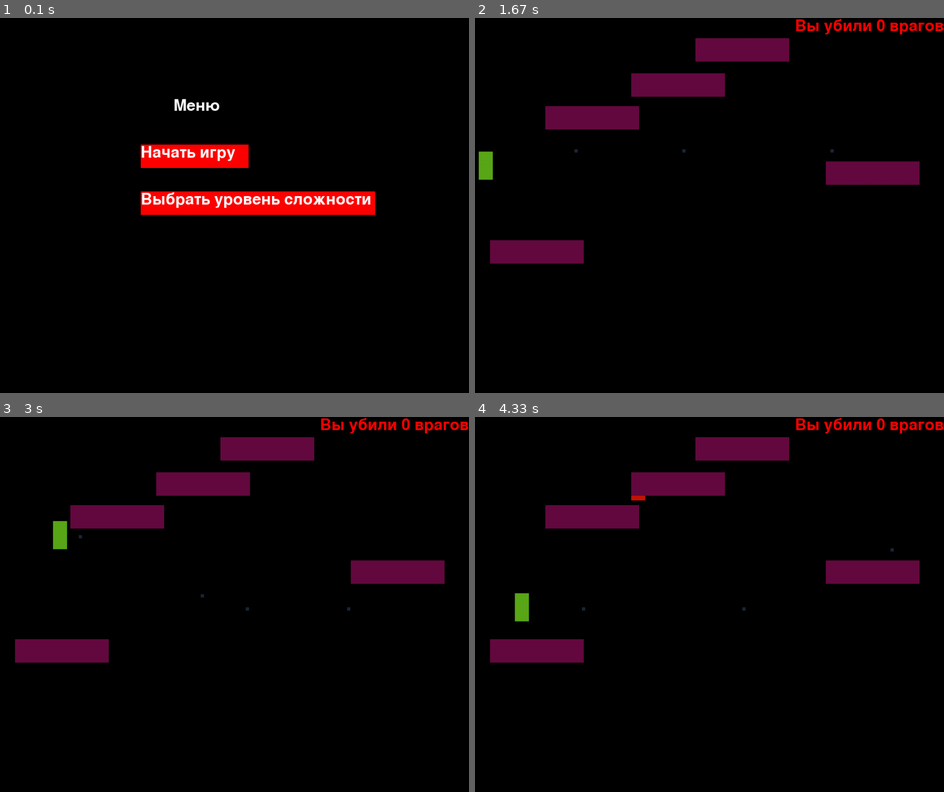
Above: before the commit, frames 1-4 (two rows, left to right).
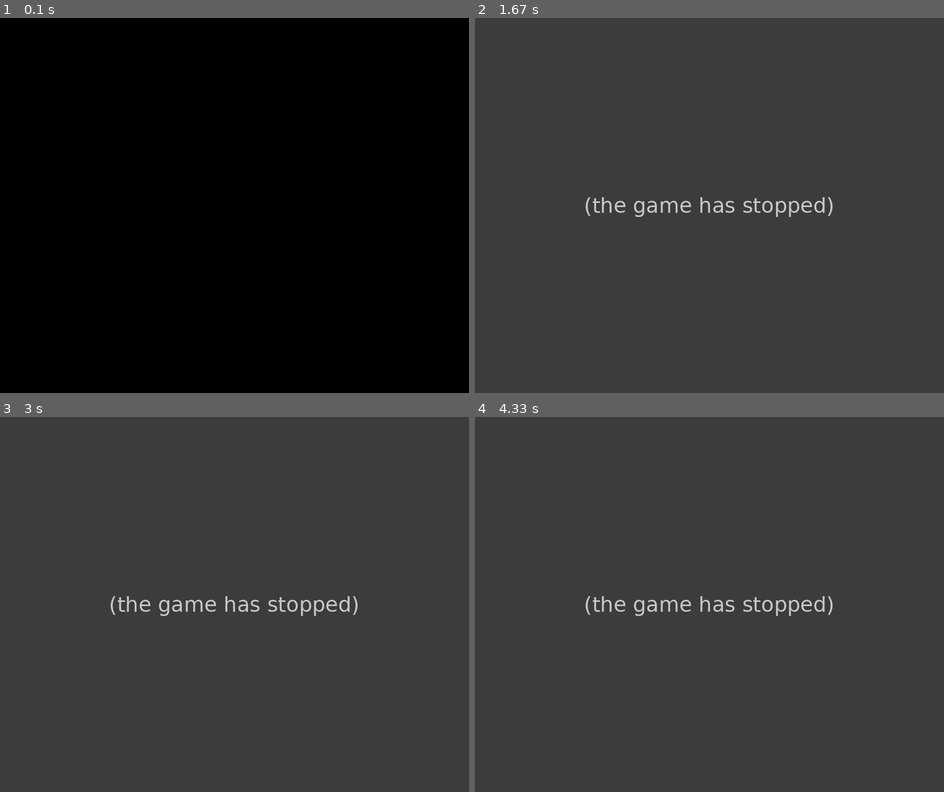
Above: after the commit, the same moments.

Repository: code-n-cry/pygame-tutoring-project
Game: pygame game, started from game.py
Two runs of this game, one before a commit and one after it. Both use one fixed random seed, a clock stepped at 60 frames per second and the inputs below.
Inputs (mouse positions are in pixels of both pictures, inside the frame that each line leads up to):
- Up to frame 1 (0.1 s): no input
- Up to frame 2 (1.67 s): click (667, 156) at 0.38 s, where only the run before the commit has a clickable "Начать игру"; tap Space at 0.67, 1.07, 1.37, 1.63 s; hold A 1-1.53 s; move the mouse to (535, 168) at 1.03 s; hold S from 1.57 s (still down); move the mouse to (775, 235) at 1.6 s
- Up to frame 3 (3 s): release S at 1.87 s; hold A 1.9-2.3 s; move the mouse to (107, 585) at 1.93 s; tap Space at 1.97, 2.27, 2.4, 2.8 s; hold W 2.33-2.7 s; move the mouse to (75, 694) at 2.37 s; hold D from 2.73 s (still down); move the mouse to (178, 578) at 2.77 s
- Up to frame 4 (4.33 s): tap Space at 3.1, 3.47, 3.87, 4.17 s; release D at 3.37 s; hold S 3.4-3.77 s; move the mouse to (554, 720) at 3.43 s; hold A 3.8-4.27 s; move the mouse to (883, 732) at 3.83 s; hold D from 4.3 s (still down)

The runs differ from the first frame. In frame 1, 4.7% of the frame differs, in the area x 30-80%, y 21-53%; in frame 2, 100%, in the area x 0-100%, y 0-100%; in frame 3, 100%; in frame 4, 100%.
Error after the commit: AttributeError: 'int' object has no attribute 'rect' (game.py line 207); the game stopped at 0.43 s (later frames are placeholders)

Commit message:
Исправили ошибки с врагами

Diff:
--- a/game.py
+++ b/game.py
@@ -20,6 +20,7 @@
 enemy_group = pygame.sprite.Group()
 wall_group = pygame.sprite.Group()
 difficult = "easy"
+
 
 class Player(pygame.sprite.Sprite):
     def __init__(self, x, y):
@@ -121,8 +122,8 @@
 class Enemy(pygame.sprite.Sprite):
     def __init__(self, x, y):
         super().__init__()
-        print(x,y)
         self.rect = pygame.Rect(x, y, 30, 60)
+
     def draw(self, screen):
         pygame.draw.rect(screen, (200, 20, 5), self.rect)
 
@@ -196,56 +197,57 @@
                     x = random.randint(1, 970)
                     y = random.randint(1, 740)
                     for i in wall_group:
-                        while i.rect.x - 50 <= x <= i.rect.x + 250:
+                        while i.rect.x - 250 <= x <= i.rect.x + 350:
                             x = random.randint(1, 970)
-                    while i.rect.y - 60 <= y <= i.rect.y + 110:
-                        y = random.randint(1, 740)
-                enemy = Enemy(x, y)
-                enemy_group.add(enemy)
-                if pygame.sprite.collide_rect(i, player):
-                    player.alive = False
-                if i.rect.x < 0:
-                    i.kill()
-    if not menu.in_menu:
-        for i in enemy_group:
-            i.update()
-        player.update()
-        text = f'Вы убили {kill_count} врагов'
-        rendered = font.render(text, True, (255, 0, 0))
-        for i in enemy_bullet_group:
-            i.update()
-            for g in wall_group:
-                if pygame.sprite.collide_rect(i, g):
-                    i.kill()
-            if i.rect.x > WIDTH:
-                i.kill()
-            if pygame.sprite.collide_rect(player, i):
+                        while i.rect.y - 120 <= y <= i.rect.y + 120:
+                            y = random.randint(1, 740)
+
+            enemy = Enemy(x, y)
+            enemy_group.add(enemy)
+            if pygame.sprite.collide_rect(i, player):
                 player.alive = False
-        for i in player_bullet_group:
-            i.update()
-            for n in wall_group:
-                if pygame.sprite.collide_rect(i, n):
-                    i.kill()
-            if i.rect.x > WIDTH:
-                i.kill()
-            for x in enemy_group:
-                if pygame.sprite.collide_rect(x, i):
-                    kill_count += 1
-                    x.kill()
-                    i.kill()
-    if menu.in_menu is True:
-        menu.draw(screen)
-    else:
-        screen.fill((0, 0, 0))
-        screen.blit(rendered, (WIDTH - rendered.get_width(), 0))
-        for i in enemy_group:
-            i.draw(screen)
-        for i in enemy_bullet_group:
-            i.draw(screen)
-        for i in player_bullet_group:
-            i.draw(screen)
-        for i in wall_group:
-            i.draw(screen)
-        player.draw(screen)
-    clock.tick(60)
-    pygame.display.flip()
+            if i.rect.x < 0:
+                i.kill()
+if not menu.in_menu:
+    for i in enemy_group:
+        i.update()
+    player.update()
+    text = f'Вы убили {kill_count} врагов'
+    rendered = font.render(text, True, (255, 0, 0))
+    for i in enemy_bullet_group:
+        i.update()
+        for g in wall_group:
+            if pygame.sprite.collide_rect(i, g):
+                i.kill()
+        if i.rect.x > WIDTH:
+            i.kill()
+        if pygame.sprite.collide_rect(player, i):
+            player.alive = False
+    for i in player_bullet_group:
+        i.update()
+        for n in wall_group:
+            if pygame.sprite.collide_rect(i, n):
+                i.kill()
+        if i.rect.x > WIDTH:
+            i.kill()
+        for enemy in enemy_group:
+            if pygame.sprite.collide_rect(enemy, i):
+                kill_count += 1
+                enemy.kill()
+                i.kill()
+if menu.in_menu is True:
+    menu.draw(screen)
+else:
+    screen.fill((0, 0, 0))
+    screen.blit(rendered, (WIDTH - rendered.get_width(), 0))
+    for i in enemy_group:
+        i.draw(screen)
+    for i in enemy_bullet_group:
+        i.draw(screen)
+    for i in player_bullet_group:
+        i.draw(screen)
+    for i in wall_group:
+        i.draw(screen)
+    player.draw(screen)
+clock.tick(60)
+pygame.display.flip()
